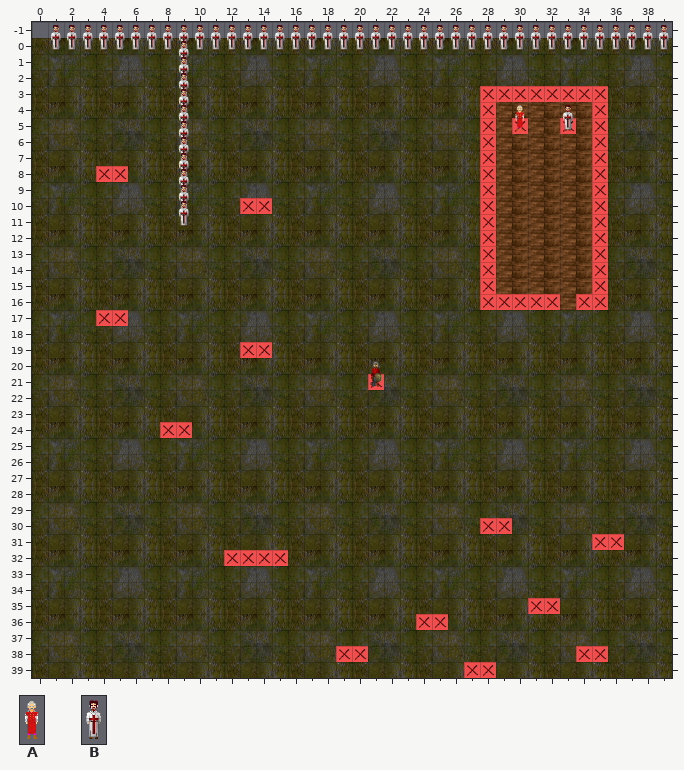
Two versions of a level (Tiled map (JSON), Assets/Maps/TestMap.json). The picture above is the old version.
Cells are 32x32 px. Shown: x 0..39, y -1..39. Not drawn, because the pictures are missing: unchanged layer "Decoration".
Key: from "npcs": A 0 "0", B 2 "2".
_ is an empty cell.
Layers that did not change in this view are not listed.
Layer "NPC" before, first column x 0:
-1 ________________________________________
 0 _BBBBBBBBBBBBBBBBBBBBBBBBBBBBBBBBBBBBBBB
 1 _________B______________________________
 2 _________B______________________________
 3 _________B______________________________
 4 _________B______________________________
 5 _________B____________________A__B______
 6 _________B______________________________
 7 _________B______________________________
 8 _________B______________________________
 9 _________B______________________________
10 _________B______________________________
11 _________B______________________________
12 ________________________________________
13 ________________________________________
The same view after the edit:
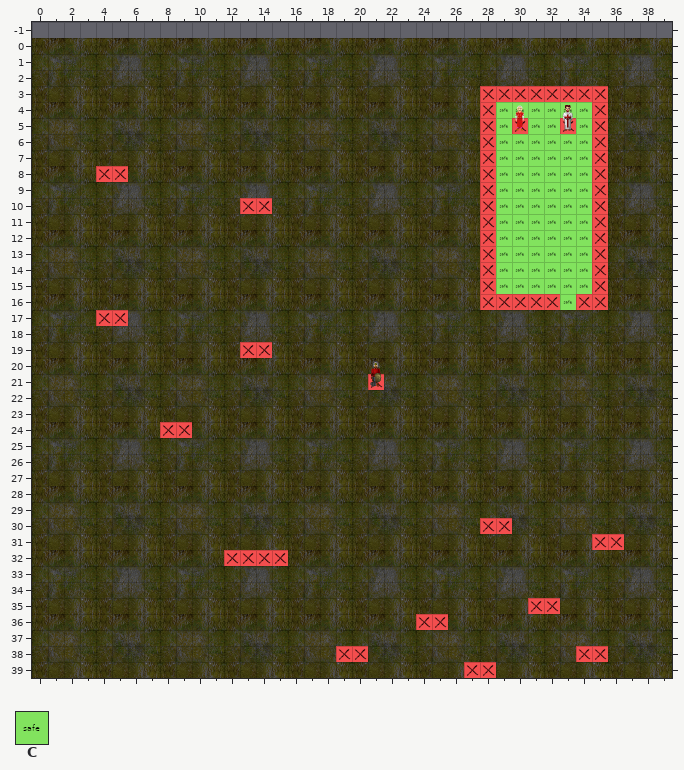
Further tiles: from "metadata": C 2 "safezone".
The commit says: cambio mapa
Edits made:
Changed rows in their new state; . is an unchanged cell.
Layer "SafeZone":
first column x 29:
 4 CCCCCC
 5 C.CC.C
 6 CCCCCC
 7 CCCCCC
 8 CCCCCC
 9 CCCCCC
10 CCCCCC
11 CCCCCC
12 CCCCCC
13 CCCCCC
14 CCCCCC
15 CCCCCC
16 ....C.
Layer "NPC":
first column x 1:
 0 _______________________________________
 1 ........_..............................
 2 ........_..............................
 3 ........_..............................
 4 ........_..............................
 5 ........_..............................
 6 ........_..............................
 7 ........_..............................
 8 ........_..............................
 9 ........_..............................
10 ........_..............................
11 ........_..............................
Boxes around the changes in both pictures, in picture pixels (x1, y1, x2, y2):
changed: (50, 25, 669, 310)
